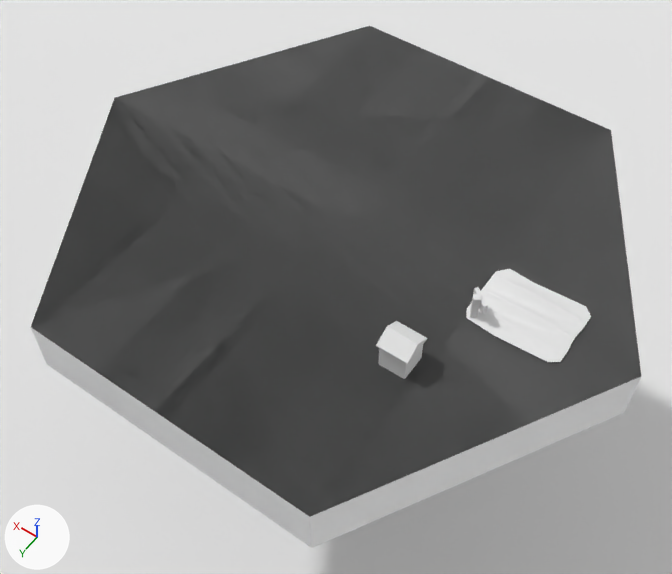
One commit to the Blender file ld45_nothing/ld45nothing.blend: the scene before it, then after it.
Rendered twice from a 50 mm lens placed at (-2.16, 3.12, 4.2), pointed at (-0.15, 0.31, -0.22). The lights are fixed; the arrows at lower left show +X, +Y and +Z.

Names of what the first picture shows: 'Farmhouse', 'Field', 'Grid', 'HexBack', 'hex_dump.002'.
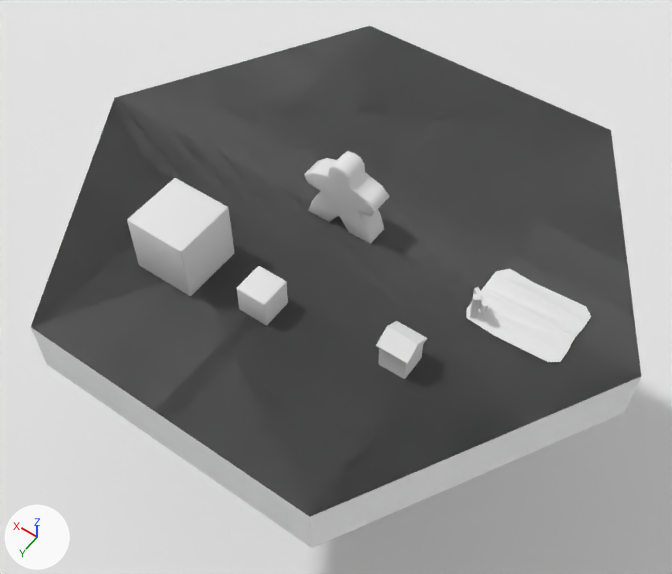
Location of each change, (x1, y1, x2, y2) in pixels of the pictures (672 x 574 px):
'cube_big', added
    after: (127, 178, 234, 296)
'meeple', added
    after: (304, 151, 389, 244)
'cube_sm', added
    after: (237, 266, 288, 325)

Patch to the scene script:
```diff
--- a/ld45_nothing/ld45nothing.blend.py
+++ b/ld45_nothing/ld45nothing.blend.py
@@ mat_m_meeplewood @@
+mat_m_meeplewood = diffuse_material('M_MeepleWood')
+mat_m_meeplewood.base_color = (0.8, 0.8, 0.8)  # white #e7e7e7
@@ me_cube_sm_mesh @@
+me_cube_sm_mesh.from_pydata(...)  # a box spanning x -0.1..0.1, y -0.1..0.1, z 0.0..0.2
+me_cube_sm_mesh.polygons.foreach_set('use_smooth', [True] * 6)
+me_cube_sm_mesh.materials.append(mat_m_meeplewood)  # its picture is missing
@@ me_cube_big_mesh @@
+me_cube_big_mesh.from_pydata(...)  # a box spanning x -0.2..0.2, y -0.2..0.2, z 0.003..0.403
+me_cube_big_mesh.polygons.foreach_set('use_smooth', [True] * 6)
+me_cube_big_mesh.materials.append(mat_m_meeplewood)  # its picture is missing
@@ me_meeple_mesh @@
+me_meeple_mesh.from_pydata(...)  # 50 vertices, 47 faces; spans x -0.253..0.253, y -0.092..0.062, z 0.0..0.5
+me_meeple_mesh.materials.append(mat_m_meeplewood)  # its picture is missing
@@ ob_cube_sm @@
+ob_cube_sm = bpy.data.objects.new('cube_sm', me_cube_sm_mesh)
+ob_cube_sm.location = (0.0, 0.802, 0.0)
+_m = ob_cube_sm.modifiers.new('Bevel', 'BEVEL')
+_m.width = 0.01
+_m.width_pct = 0.01
+_m.segments = 3
+_m.limit_method = 'NONE'
+_m.spread = 0.0
@@ ob_cube_big @@
+ob_cube_big = bpy.data.objects.new('cube_big', me_cube_big_mesh)
+ob_cube_big.location = (0.575, 0.795, 0.0)
+_m = ob_cube_big.modifiers.new('Bevel', 'BEVEL')
+_m.width = 0.01
+_m.width_pct = 0.01
+_m.segments = 3
+_m.limit_method = 'NONE'
+_m.spread = 0.0
@@ ob_meeple @@
+ob_meeple = bpy.data.objects.new('meeple', me_meeple_mesh)
+ob_meeple.location = (0.0, 0.015, 0.0)
+_m = ob_meeple.modifiers.new('Bevel', 'BEVEL')
+_m.width = 0.01
+_m.width_pct = 0.01
+_m.segments = 2
+_m.angle_limit = 1.477
+_m.spread = 0.0
```
